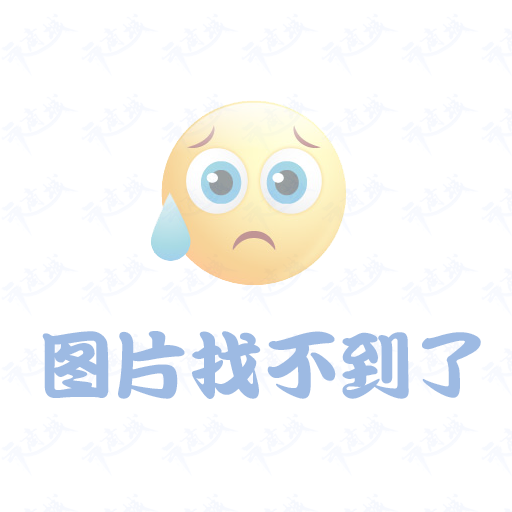
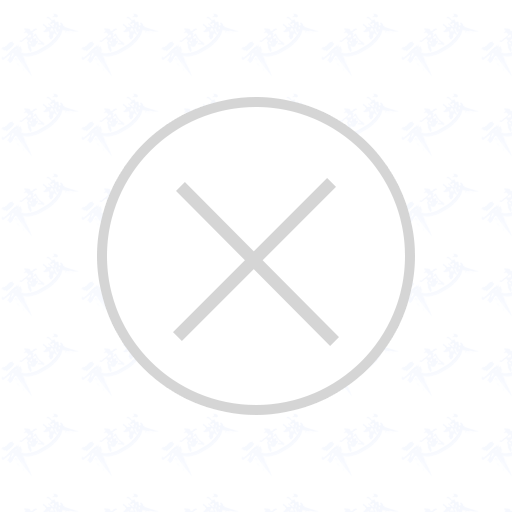
Layered file, before and after one edit (512 × 512). Changes by layer:
hid "图片找不到了" over [42, 331, 481, 399]
hid "图层 2" over [150, 100, 347, 286]
added layer "形状 1 拷贝" above "形状 1" over [173, 178, 336, 341]
added layer "形状 1" above "椭圆 1" over [176, 182, 339, 346]
added layer "椭圆 1" above "背景" over [107, 107, 405, 405]
